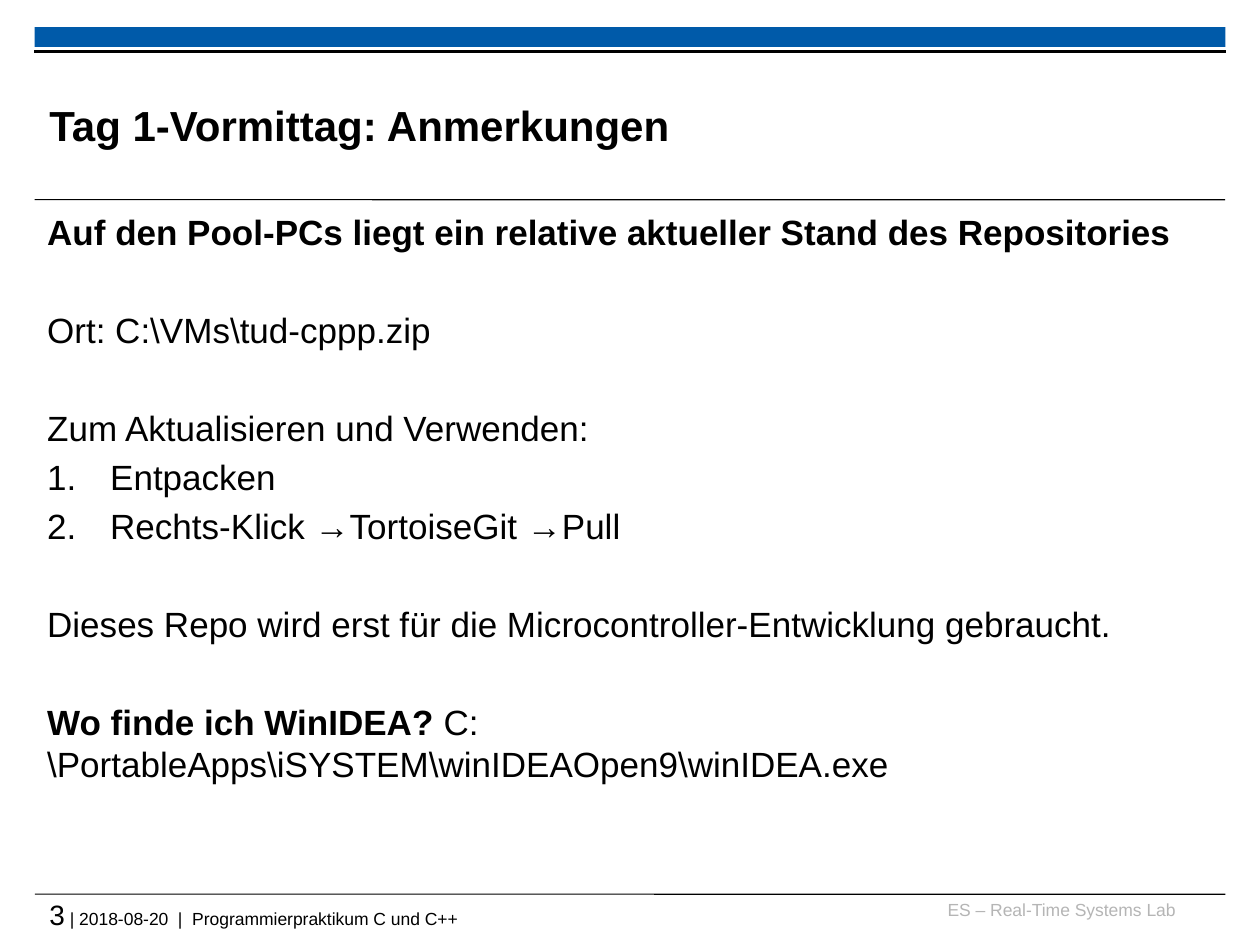
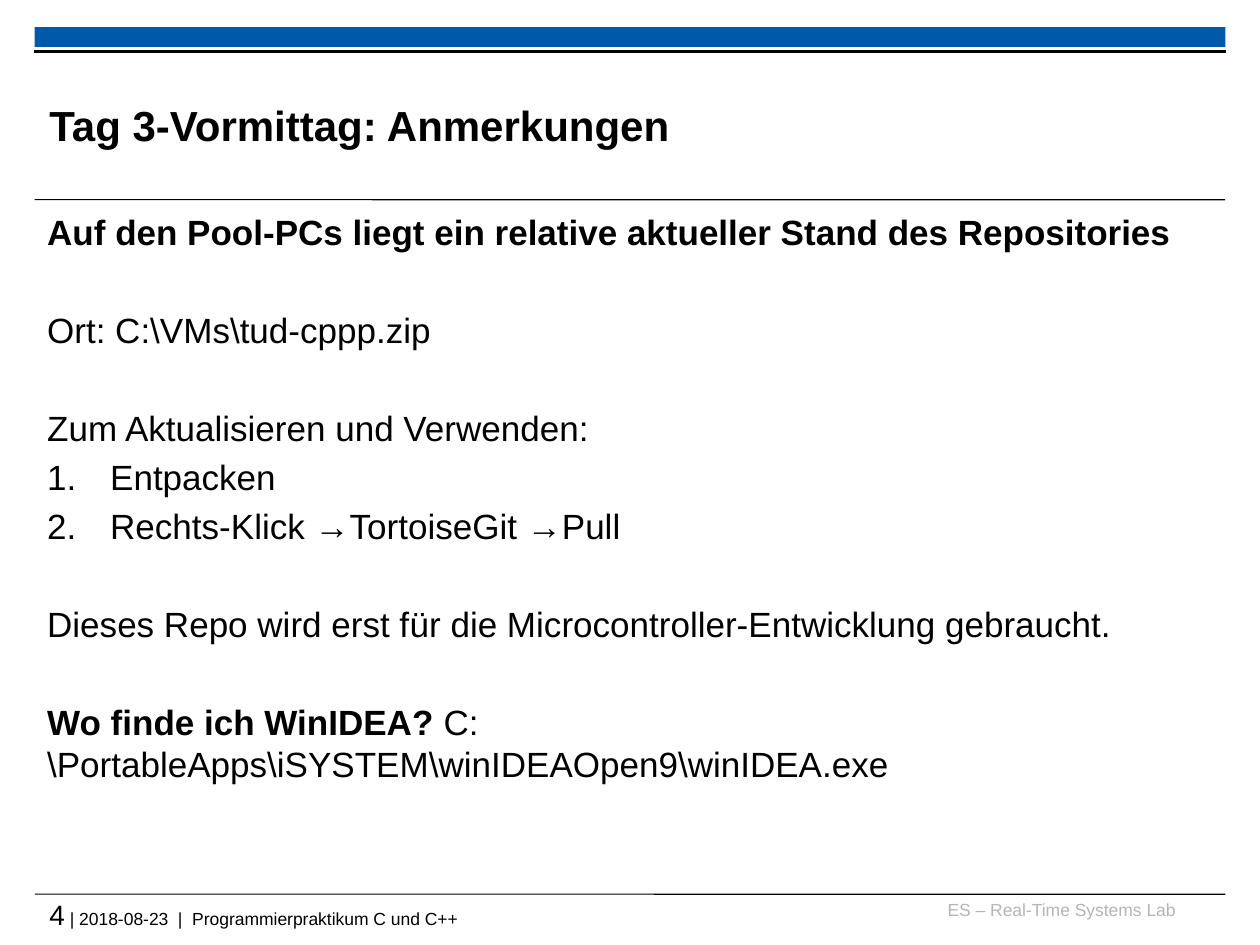
Before and after one commit to Gafielt/tud-cppp, a slide deck: slide 4 of 2018/recap_and_warmup_slides.pptx (slide 3 before the commit). Drawn at 1260x945 pixels with LibreOffice and Linux fonts; fonts in the diff are those of the drawing; background and template pictures are left out. Boxes give left, top, right and bottom in pixels: in the first picture for what was removed or moved away, otherwise in the second. Text is boxed around its words. In the diff, an @@ line names an element or a change of style, - is before the commit and + after.

```diff
--- a/2018/recap_and_warmup_slides.pptx
+++ b/2018/recap_and_warmup_slides.pptx
@@ title at bbox=[49, 110, 669, 150]: text changed @@
-Tag 1-Vormittag: Anmerkungen
+Tag 3-Vormittag: Anmerkungen
@@ text at bbox=[49, 905, 458, 929]: text changed @@
-3 | 2018-08-20 | Programmierpraktikum C und C++
+4 | 2018-08-23 | Programmierpraktikum C und C++
```
Also in this commit, not shown: 1 other slide changed, 2 other files.
